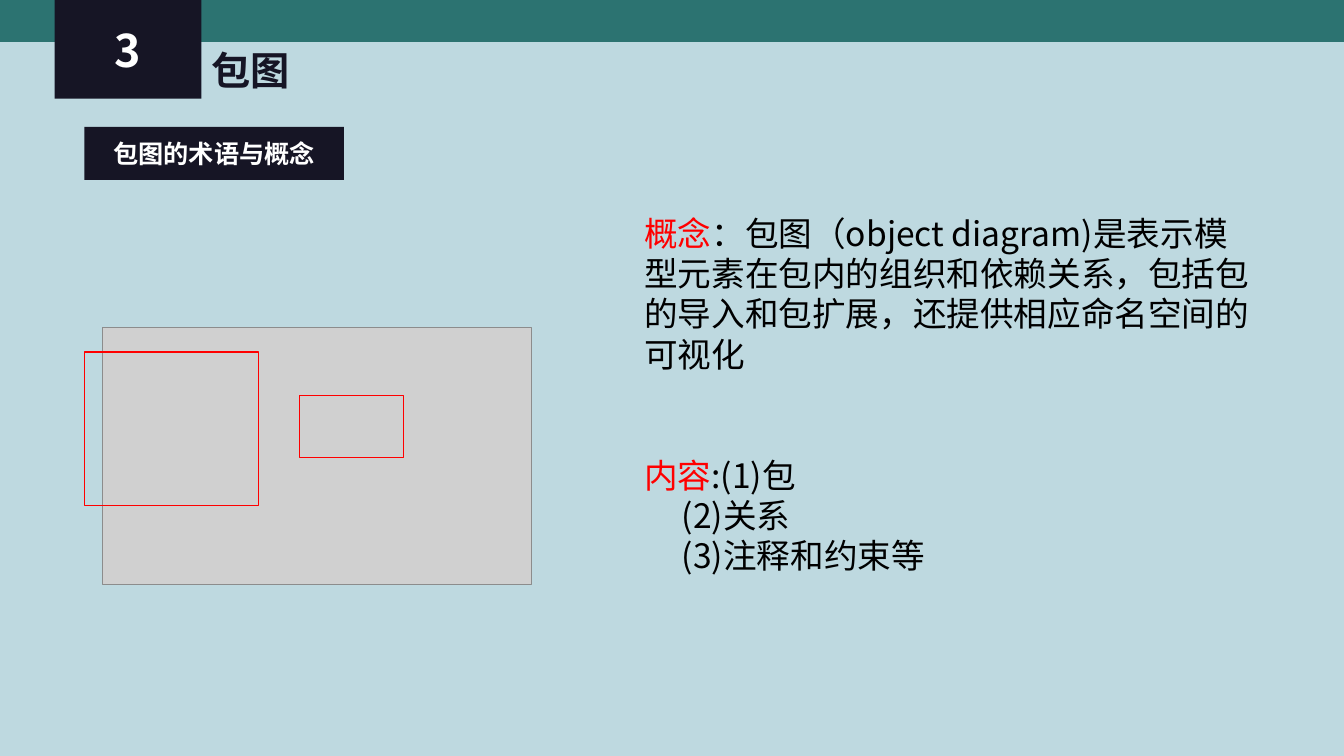
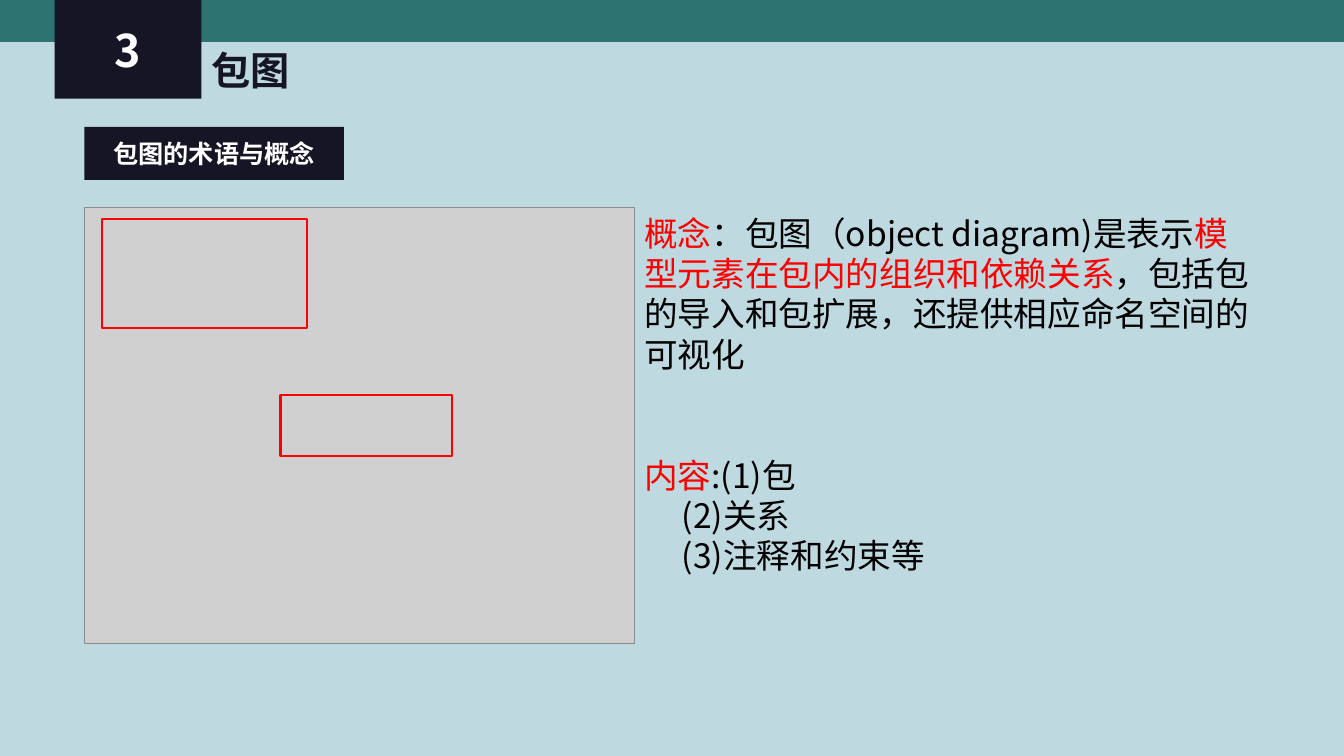
Before and after one commit to PRD-2018-G04/PRD-2018-G04, a slide deck: slide 23 of G04项目组/受控文档/翻转课堂PPT/PRD2018-G04-UML 基础Ⅲ.ppt. Drawn at 1344x756 pixels with LibreOffice and Linux fonts; fonts in the diff are those of the drawing; grey boxes stand for pictures. Boxes give left, top, right and bottom in pixels: in the first picture for what was removed or moved away, otherwise in the second. Text is boxed around its words. In the diff, an @@ line names an element or a change of style, - is before the commit and + after.

```diff
--- a/G04项目组/受控文档/翻转课堂PPT/PRD2018-G04-UML 基础Ⅲ.ppt
+++ b/G04项目组/受控文档/翻转课堂PPT/PRD2018-G04-UML 基础Ⅲ.ppt
@@ picture: place and size @@
-picture at bbox=[103, 327, 531, 583]
+picture at bbox=[85, 208, 635, 643]
@@ rectangle added at bbox=[102, 219, 307, 327], outline #FF0000 1.5 pt @@
@@ text at bbox=[644, 217, 1249, 370]: text colour #000000 to #FF0000 in "diagram)是表示模型元素在包内的组织和依赖关系，包括包的导入和包扩展，还提供相应命名空间的可视化" @@
@@ rectangle removed at bbox=[85, 352, 259, 505] @@
@@ rectangle: place and size @@
-rectangle at bbox=[299, 396, 403, 457]
+rectangle at bbox=[280, 395, 451, 456]
@@ rectangle at bbox=[280, 395, 451, 456]: outline #FF0000 0.74 pt to #FF0000 1.5 pt @@
```
Also in this commit, not shown: 14 other slides changed, 5 slides added.
